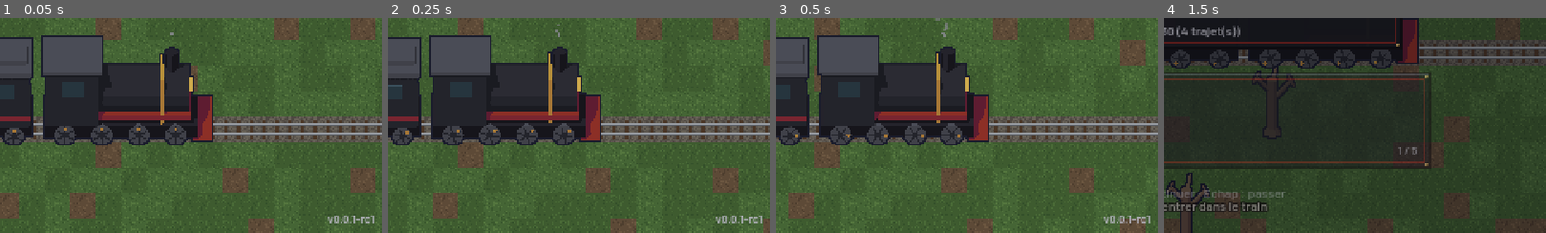
Above: before the commit, frames 1-4 (left to right).
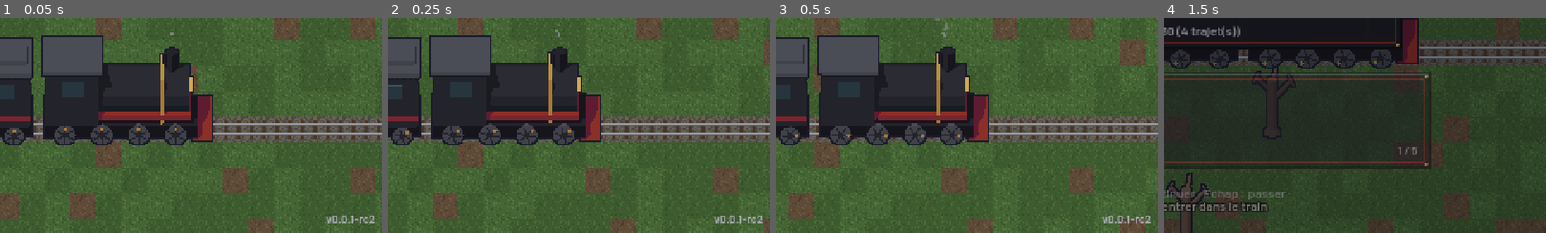
Above: after the commit, the same moments.

Repository: Andrews-Hef/Runaway-_train-
Game: Godot game, scene res://levels/title/title.tscn
Same seed, same stepped clock (60 frames per second), same inputs: the game is played once before the commit and once after it.
Inputs:
- Up to frame 1 (0.05 s): no input
- Up to frame 2 (0.25 s): no input
- Up to frame 3 (0.5 s): no input
- Up to frame 4 (1.5 s): click "Nouvelle partie" at 0.5 s; click "Passer" at 1.25 s
The pictures show only the part of the screen within x 50-100%, y 50-100%; the shares and areas given below are measured in that part.

The runs differ from the first frame. In frame 1, 0.3% of the frame differs, in the area x 85-99%, y 92-96%; in frame 2, 0.3%; in frame 3, 0.3%; in frame 4, nothing differs.

Commit message:
Version 0.0.1-rc2 : son, crédits et corrections pour le premier testeur

Diff:
--- a/project.godot
+++ b/project.godot
@@ -11,7 +11,7 @@
 [application]
 
 config/name="Runaway Train"
-config/version="0.0.1-rc1"
+config/version="0.0.1-rc2"
 run/main_scene="res://levels/title/title.tscn"
 config/features=PackedStringArray("4.7", "GL Compatibility")
 config/icon="res://icon.svg"
